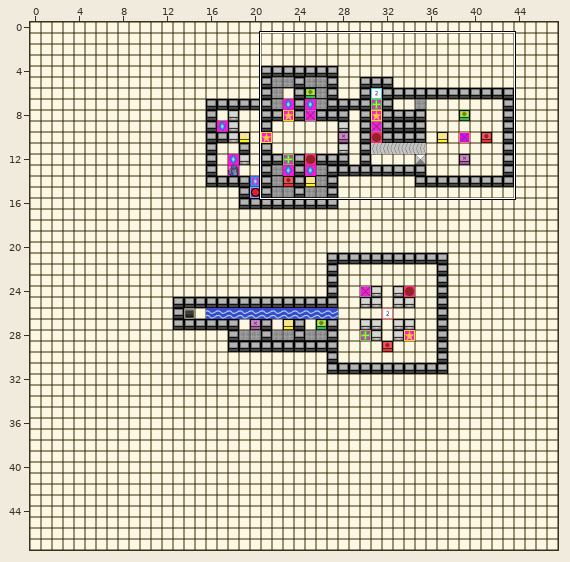
Tiled map -- Output/Raw Levels/Key Blocks.tmx. The picture above shows the old version from afar; the outline marks the close-up.
Close-up. The starting point:
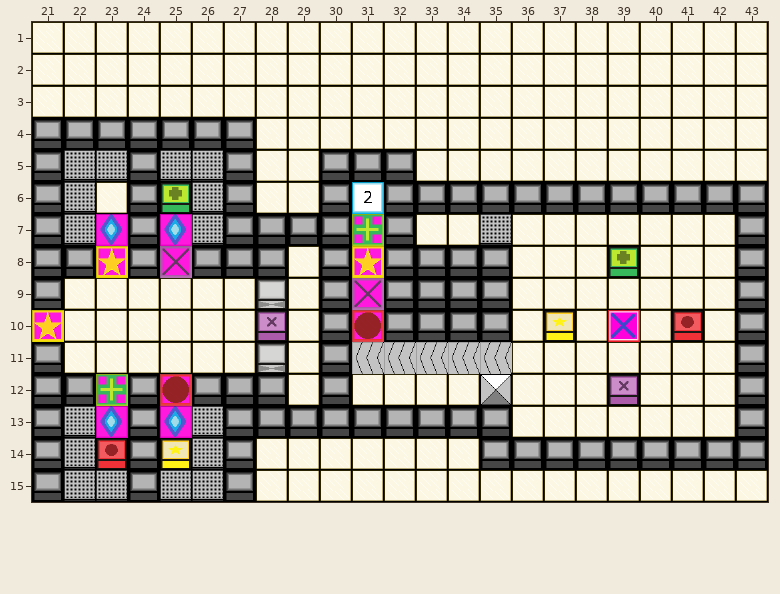
Cells are 48x48 px. Shown: x 21..43, y 1..15.
After:
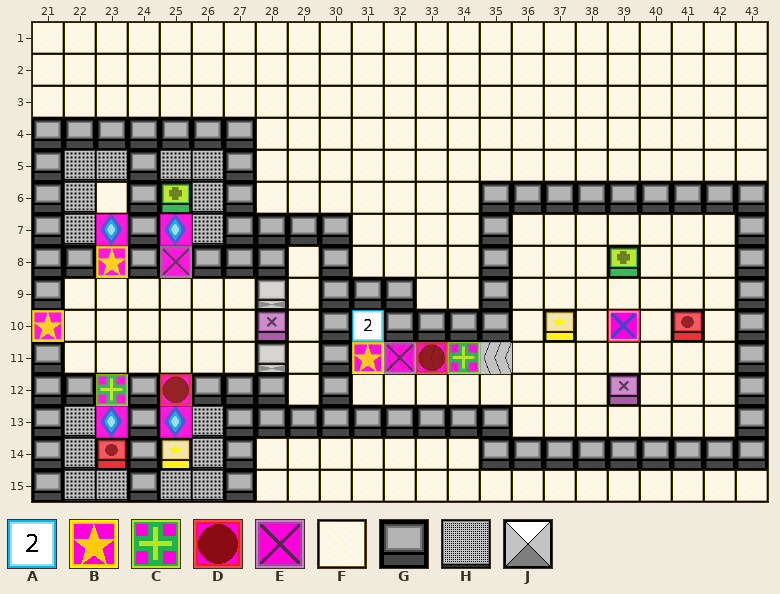
Key: from "Connections": A 2 "selector2"; from "Objects": B 34 "colorbarrier1", C 35 "colorbarrier2", D 36 "colorbarrier3", E 37 "colorbarrier4"; from "Terrain": F 2 "tile", G 3 "wallbase", H 18 "raisedTile", J 26 "risingWall".
_ is an empty cell, # one hidden under a higher layer.
Change:
Layer "Map":
y 5: x 30..32 GGG -> FFF
y 6: x 30..34 G#GGG -> FFFFF
y 7: x 32 G -> F; x 35 H -> G
y 8: x 32..34 GGG -> FFF
y 9: x 31 F -> G; x 33..34 GG -> FF
y 10: x 31 F -> #
y 12: x 35 J -> F
Layer "Objects":
y 7: x 31 C -> _
y 8: x 31 B -> _
y 9: x 31 E -> _
y 10: x 31 D -> _
y 11: x 31..34 ____ -> BEDC
Layer "Connections":
y 6: x 31 A -> _
y 10: x 31 _ -> A
Pixel boxes of the changes (left, top, right, bottom) in both close-ups:
changed: (320, 150, 511, 405)
